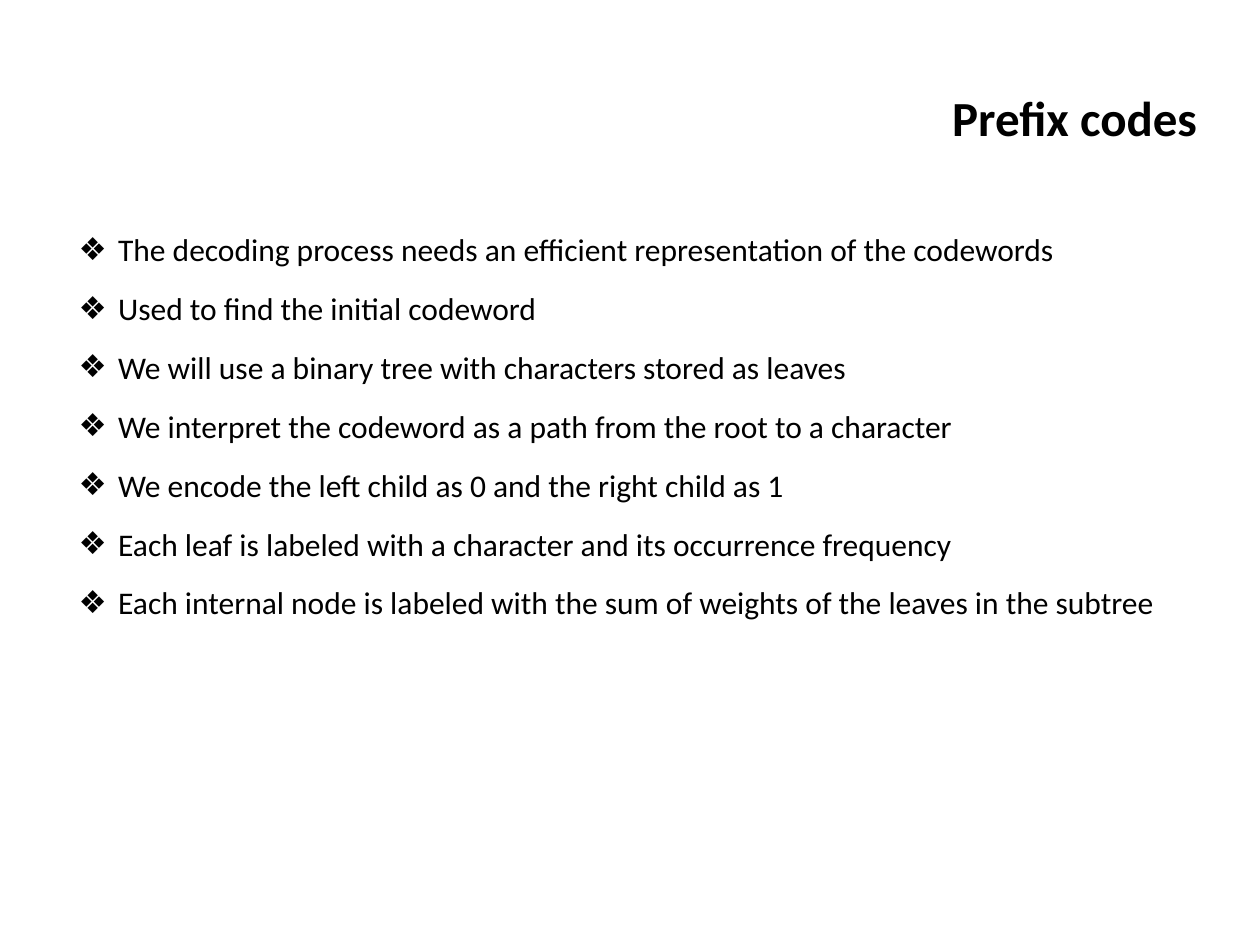
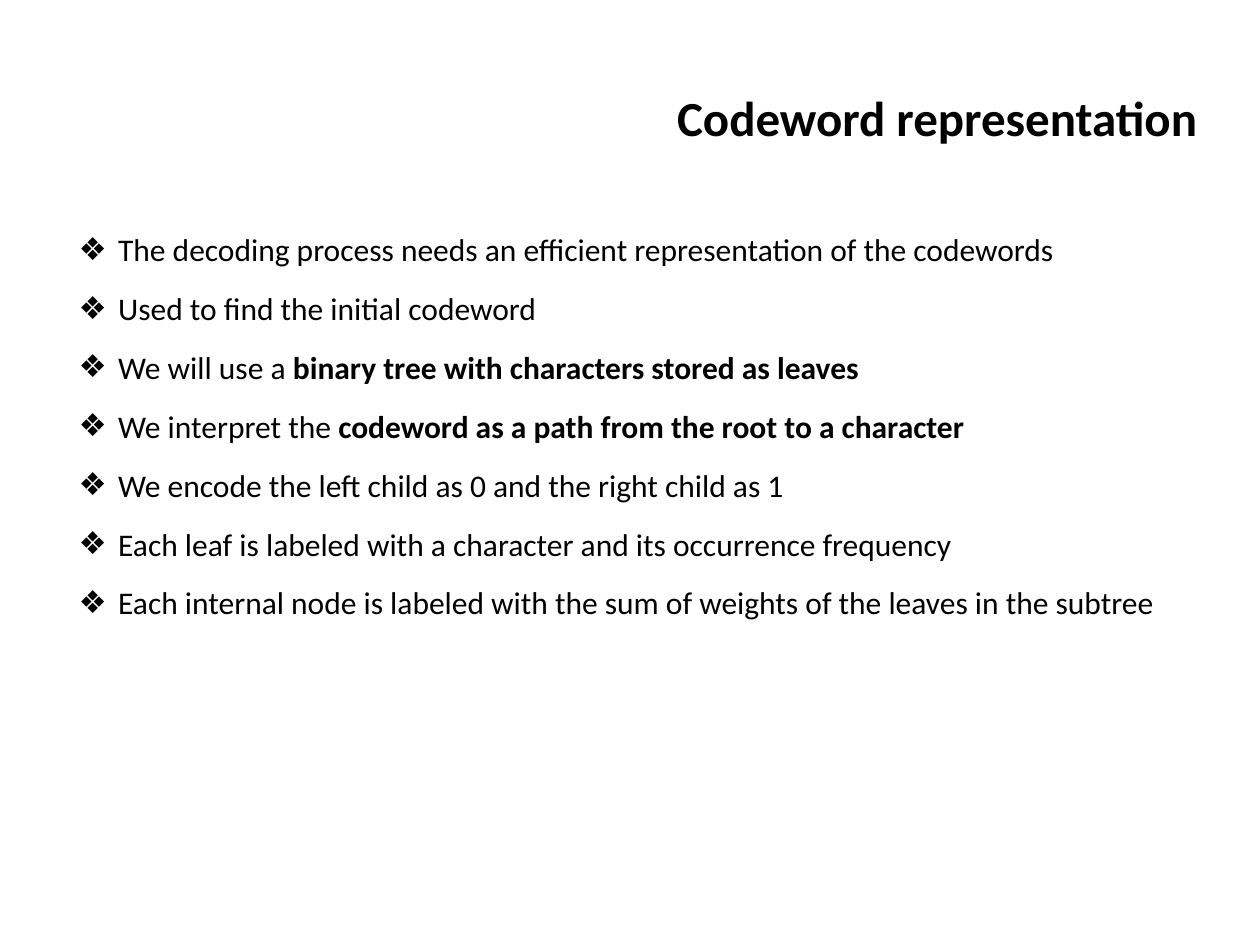
Before and after one commit to ifromm/dsa, a slide deck: slide 41 of slides/unit_7_greedy.pptx. Drawn at 1260x945 pixels with LibreOffice and Linux fonts; fonts in the diff are those of the drawing; background and template pictures are left out. Boxes give left, top, right and bottom in pixels: in the first picture for what was removed or moved away, otherwise in the second. Text is boxed around its words. In the diff, an @@ line names an element or a change of style, - is before the commit and + after.

```diff
--- a/slides/unit_7_greedy.pptx
+++ b/slides/unit_7_greedy.pptx
@@ title at bbox=[677, 101, 1197, 144]: text changed @@
-Prefix codes
+Codeword representation
@@ text at bbox=[118, 357, 964, 443]: bold on in "binary tree with characters stored as leaves", "codeword as a path from the root ..." @@
```
Also in this commit, not shown: 9 other slides changed, 1 other file.
